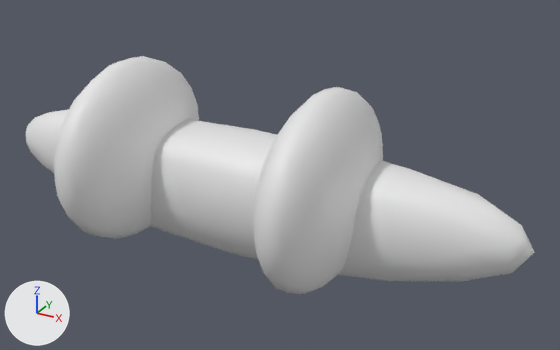
A saved change to the Blender file Assets/Models/Enemy_3.blend.
Both versions are drawn from a 50 mm camera at (3.81, -5.23, 3.64) aimed at (0.49, 0.82, 0.62). The axes (+X, +Y, +Z) are drawn at lower left. The lights are the same throughout.
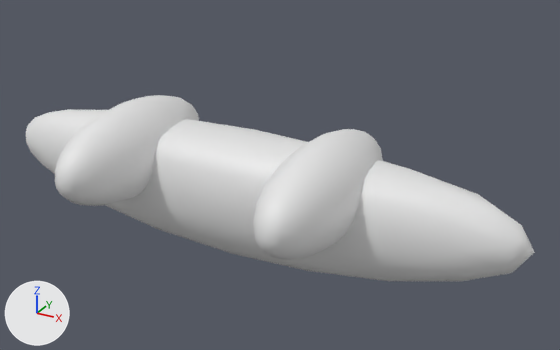
Edits to the bpy script that builds the scene:
```text
Change ob_icosphere:
    ob_icosphere.scale: (0.425, 1.15, 1.0) -> (0.425, 1.15, 0.518)
Change ob_icosphere_002:
    ob_icosphere_002.scale: (0.425, 1.15, 1.0) -> (0.425, 1.15, 0.518)
```

Where the change shows, as pixel boxes (x1, y1, x2, y2) in the pictures (560 x 350 px):
'Icosphere', rescaled (37% shorter): before (253, 87, 383, 294); after (253, 129, 383, 260)
'Icosphere.002', rescaled (39% shorter): before (54, 56, 199, 238); after (55, 95, 199, 206)
